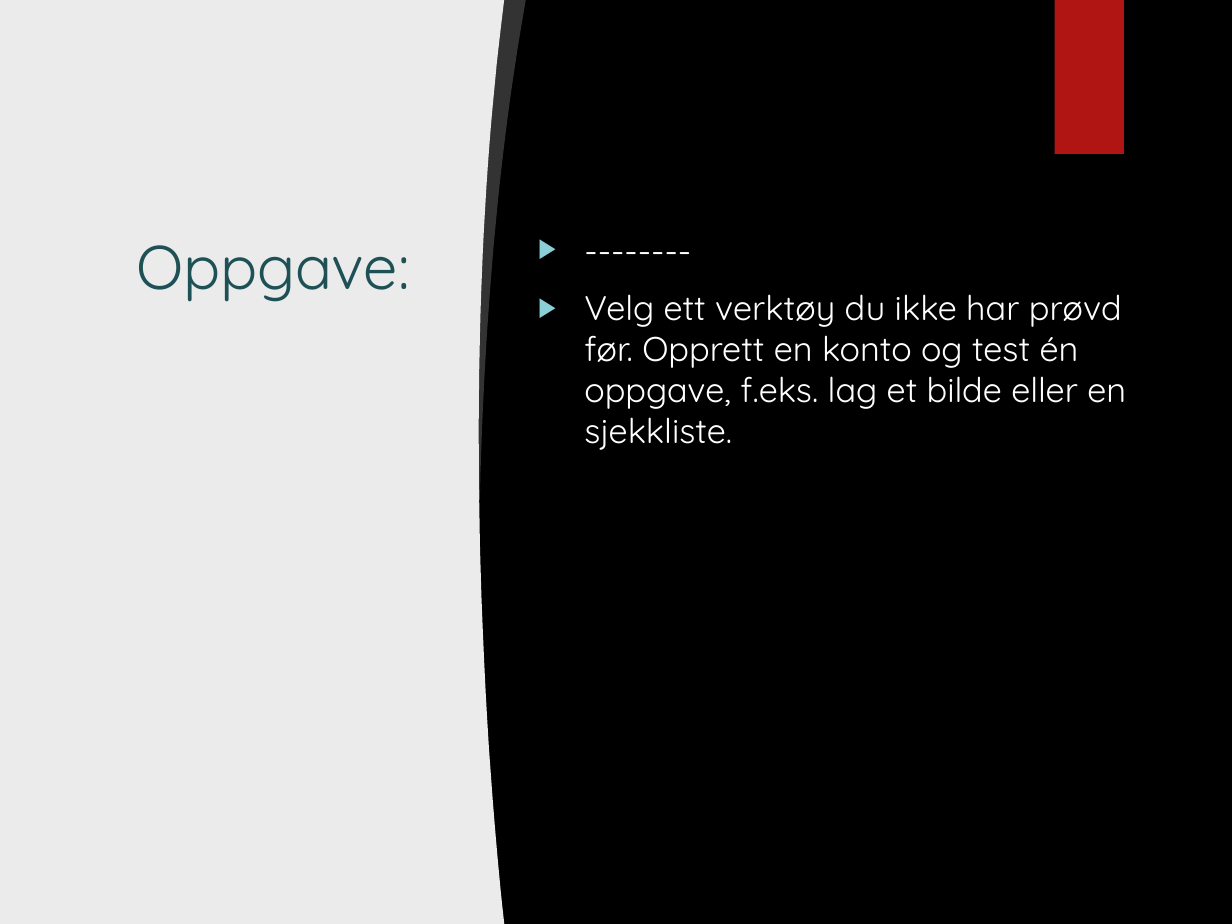
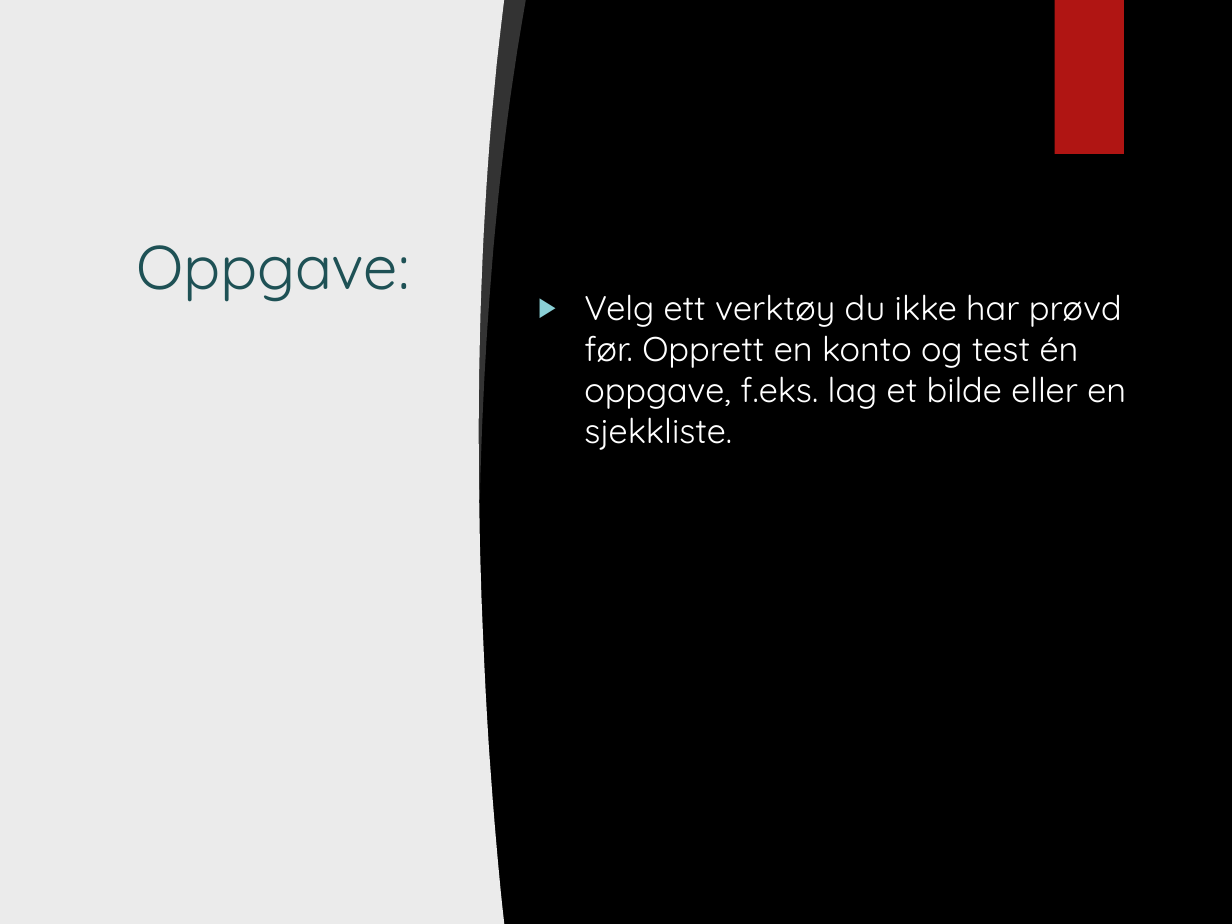
Before and after one commit to Cre8XF/cre8xf.dev, a slide deck: slide 6 of kurs/ai-for-nybegynnere/modul4-andre-verktøy/modul4.pptx. Drawn at 1232x924 pixels with LibreOffice and Linux fonts; fonts in the diff are those of the drawing; background and template pictures are left out. Boxes give left, top, right and bottom in pixels: in the first picture for what was removed or moved away, otherwise in the second. Text is boxed around its words. In the diff, an @@ line names an element or a change of style, - is before the commit and + after.

```diff
--- a/kurs/ai-for-nybegynnere/modul4-andre-verktøy/modul4.pptx
+++ b/kurs/ai-for-nybegynnere/modul4-andre-verktøy/modul4.pptx
@@ text at [584, 294, 1126, 450]: paragraph removed @@
-▶ --------
```
Also in this commit, not shown: 4 other slides changed, 22 other files.
